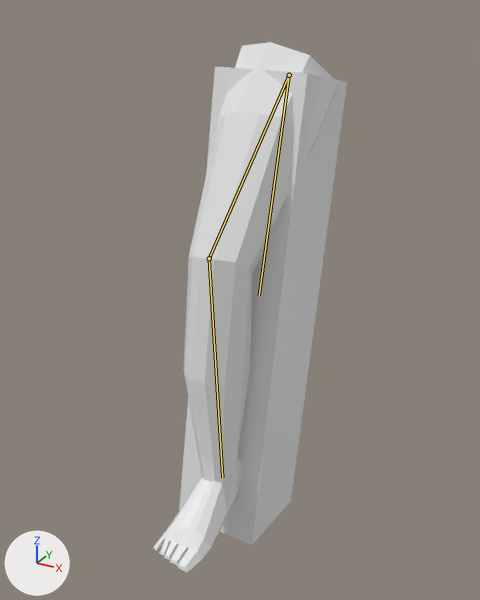
The glTF model assets/Models/Human/Mirrors/Human_Leg_Mirror_Model.glb as it was, and as the next commit left it.
One viewpoint serves both versions: a camera (50 mm lens) standing at (1.8, -5.49, -1.29) and looking at (-0.64, -1.07, -3.5). Every picture has the same lights, and +X, +Y and +Z are marked at lower left. The older version comes first. Both versions are drawn at frame 18 of the action 'Walk'; the numbers are the values there. The bones that change, and the others that lie on the model, are drawn over the model as lines.

Objects in the first picture: 'Bounds.Human.Leg.Right', 'Skin.Human.Leg.1.Right'.
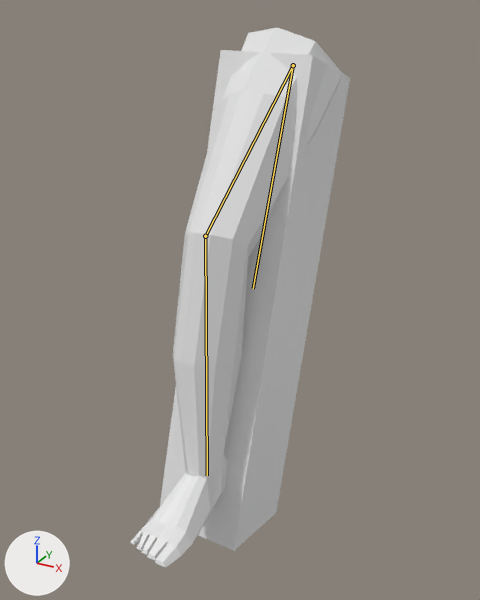
Changed parts and their boxes [x1, y1, x2, y2] in the pictures (480 x 600 px):
'Skin.Human.Leg.1.Right', posed (15% wider): before [153, 42, 338, 573]; after [130, 27, 342, 568]
'Bounds.Human.Leg.Right', posed (13% wider): before [179, 66, 347, 545]; after [160, 50, 350, 551]

What changed in the scene script:
```text
Change bone_rig_object:
    where bone_rig_object = bpy.data.objects['Part.Human.Leg.1.Right']  # the whole rig 'Part.Human.Leg.1.Right'
    bone_rig_object.location: (0.0, 0.03, -0.014) -> (0.0, 0.294, 0.012)
    bone_rig_object.rotation_quaternion: (0.997, -0.08, 0.0, 0.0) -> (0.991, -0.132, 0.0, 0.0)  # degrees (-9, 0, 0) -> degrees (-15, 0, 0)
```
